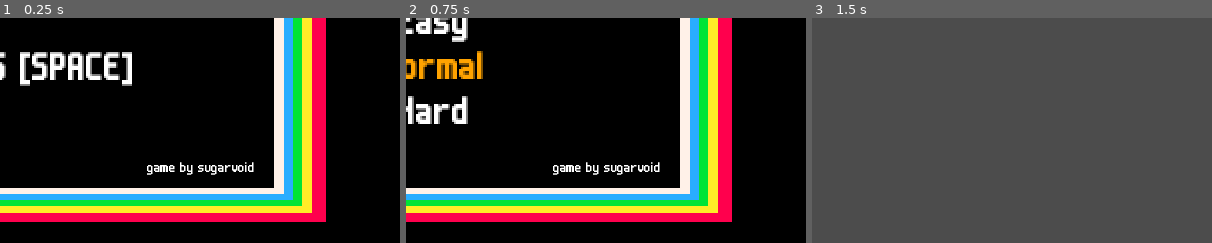
Above: before the commit, frames 1-3 (left to right).
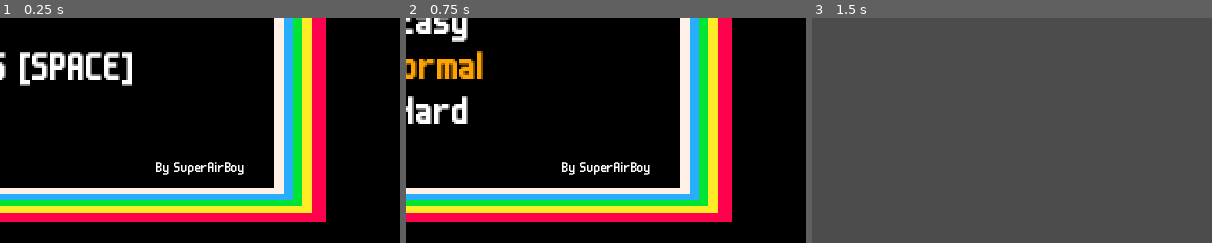
Above: after the commit, the same moments.

Repository: sugarvoid/memory-space
Game: Godot game, scene res://scene/MainScreen.tscn
The game is run twice, just before and just after one commit, with the same random seed, the same clock (stepped at 60 frames per second) and the same inputs.
Inputs:
- Up to frame 1 (0.25 s): no input
- Up to frame 2 (0.75 s): tap Space (space) at 0.5 s; hold Space (space) from 0.53 s (still down)
- Up to frame 3 (1.5 s): tap Enter (ui_accept) at 0.77, 1.25 s; release Space (space) at 1.28 s; tap Space (space) at 1.35 s
The pictures show only the part of the screen within x 48-98%, y 50-100%; the shares and areas given below are measured in that part.

The runs differ from the first frame. In frame 1, 0.7% of the frame differs, in the area x 36-64%, y 64-70%; in frame 2, 0.7%; in frame 3, nothing differs.

Commit message:
Change label

Diff:
--- a/scene/MainScreen.tscn
+++ b/scene/MainScreen.tscn
@@ -57,7 +57,7 @@
 margin_bottom = 126.4
 rect_scale = Vector2( 0.3, 0.3 )
 custom_fonts/font = ExtResource( 1 )
-text = "game by sugarvoid"
+text = "By SuperAirBoy"
 align = 1
 
 [node name="Label" type="Label" parent="."]
